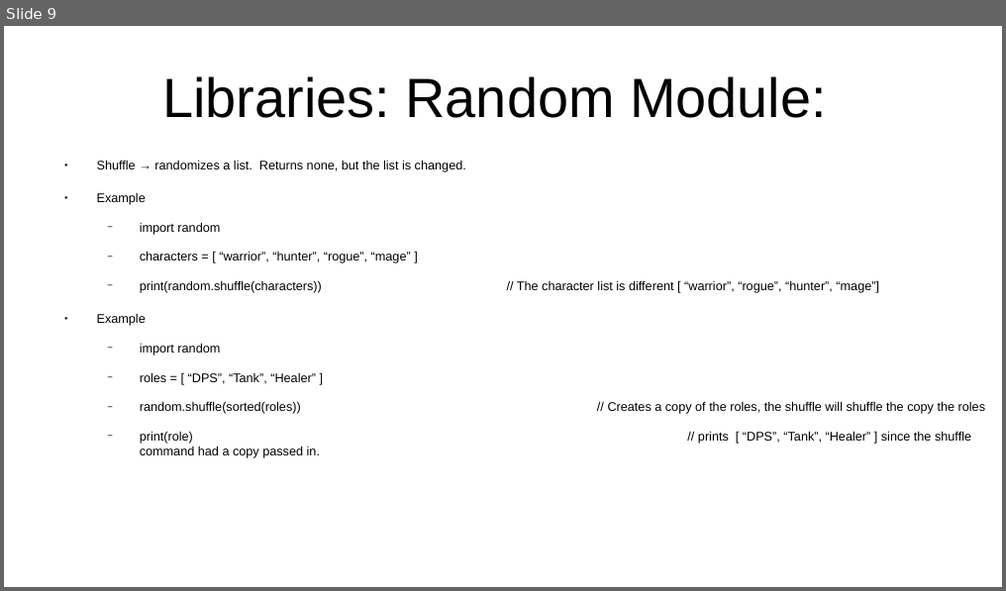
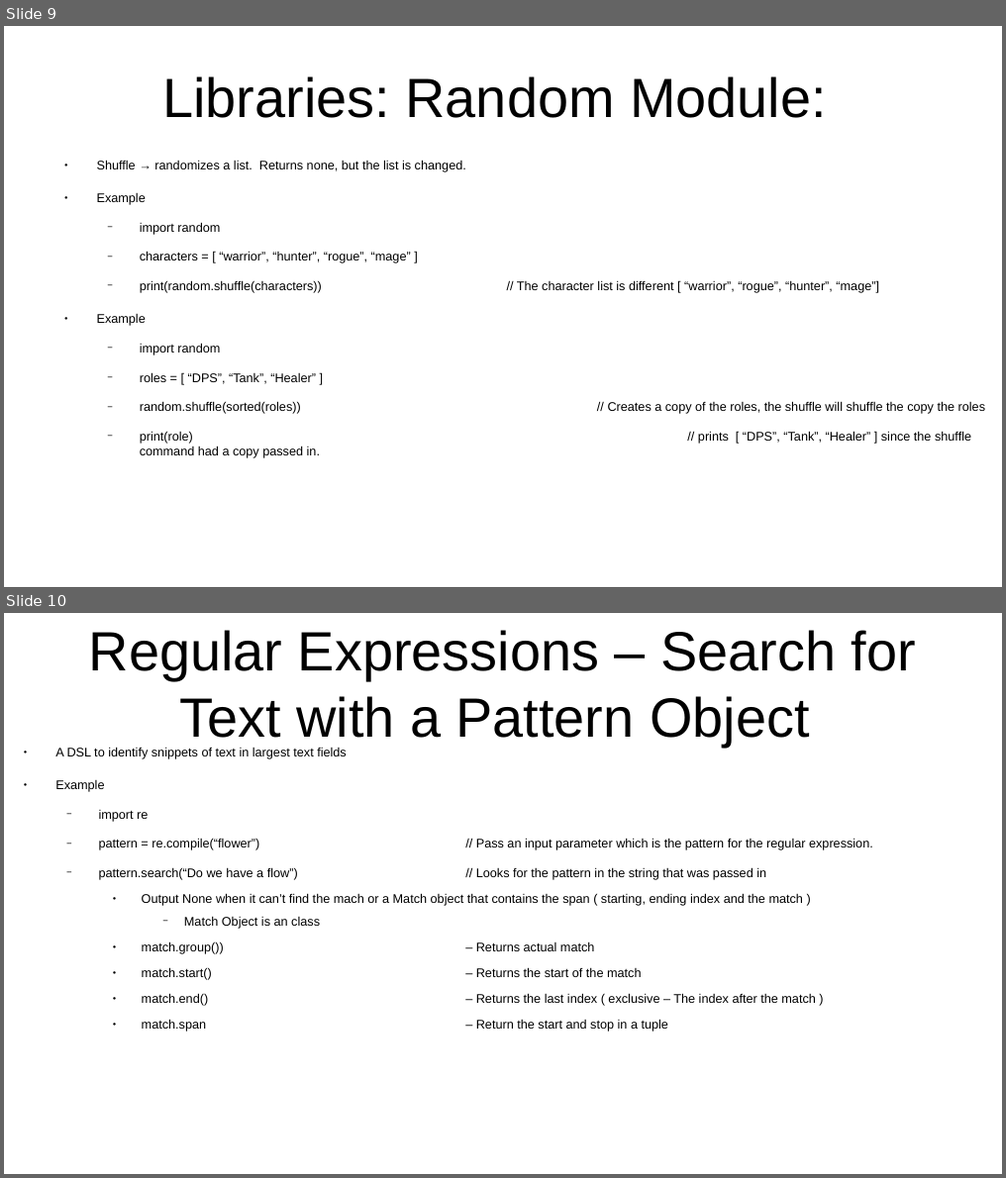
Before and after one commit to CharlesStockman/notesFromCourses, a slide deck: python/core/07_StandardLibraries.odp. Shown one above the other, each under a label of ours: slide 9 before the commit, slides 9 and 10 after it. The pictures are 1006x591 and 1006x1178 pixels, drawn with LibreOffice and Linux fonts; fonts in the diff are those of the drawing. Boxes give left, top, right and bottom in pixels: in the first picture for what was removed or moved away, otherwise in the second. Text is boxed around its words. In the diff, an @@ line names an element or a change of style, - is before the commit and + after.

```diff
--- a/python/core/07_StandardLibraries.odp
+++ b/python/core/07_StandardLibraries.odp
@@ slide 10 added at (4,613,1002,1174), background #FFFFFF @@
@@ title added at (89,630,916,747), 44 pt, text #000000 @@
+Regular Expressions – Search for Text with a Pattern Object
@@ text added at (55,747,873,1032), 10 pt, text #000000 @@
+● A DSL to identify snippets of text in largest text fields
+● Example
+  − import re
+  − pattern = re.compile(“flower”) // Pass an input parameter which is the pattern for the regular expression.
+  − pattern.search(“Do we have a flow”) // Looks for the pattern in the string that was passed in
+    ● Output None when it can’t find the mach or a Match object that contains the span ( starting, ending index and the match )
+      − Match Object is an class
+    ● match.group()) – Returns actual match
+    ● match.start() – Returns the start of the match
+    ● match.end() – Returns the last index ( exclusive – The index after the match )
+    ● match.span – Return the start and stop in a tuple
```
Also in this commit, not shown: 4 other slides added, 15 other files.
